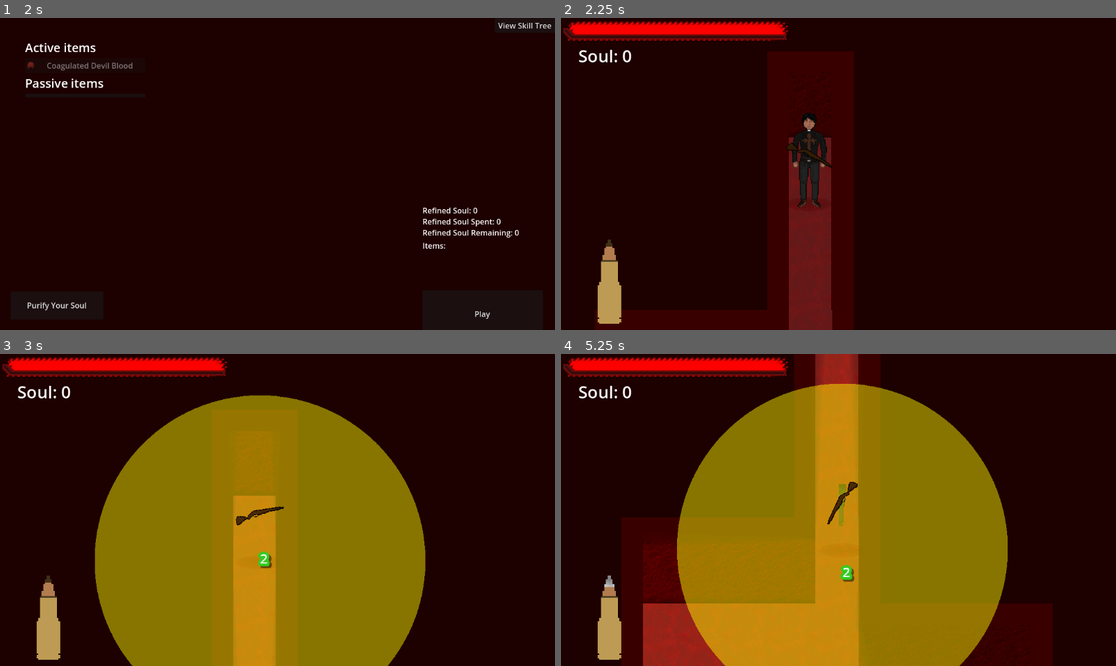
Above: before the commit, frames 1-4 (two rows, left to right).
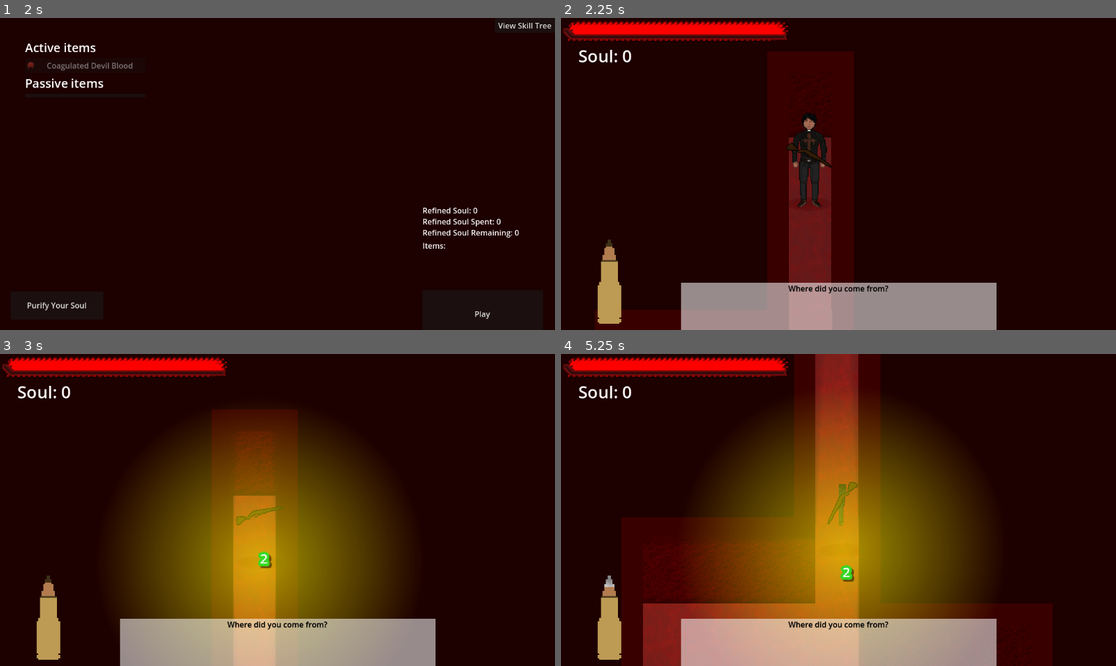
Above: after the commit, the same moments.

Repository: jaaaank/Devil-Blood
Game: Godot game, scene res://Scenes/Screens/MainMenu.tscn
Same seed, same stepped clock (60 frames per second), same inputs: the game is played once before the commit and once after it. Sound files missing from this copy of the repository are replaced by a short silence.
Inputs (mouse positions are in pixels of both pictures, inside the frame that each line leads up to):
- Up to frame 1 (2 s): click "Play" at 0.5 s; click "Priest" at 1.25 s
- Up to frame 2 (2.25 s): click "Play" at 2 s
- Up to frame 3 (3 s): tap Enter at 2.75 s; move the mouse to (399, 494) at 2.77 s; hold D (moveright) from 2.78 s (still down); tap F (ability) at 2.85 s
- Up to frame 4 (5.25 s): move the mouse to (727, 525) at 3.52 s; release D (moveright) at 3.53 s; hold S (movedown) 3.53-4.28 s; right-click (727, 525) at 3.6 s; move the mouse to (894, 441) at 4.27 s; hold D (moveright) 4.28-5.03 s; click (894, 441) at 4.35 s; move the mouse to (810, 572) at 5.02 s; hold W (moveup) from 5.03 s (still down); tap E (interact) at 5.1 s

Frame 1 is identical in both runs. In frame 2, 8.6% of the frame differs, in the area x 21-79%, y 84-100%; in frame 3, 38%; in frame 4, 40%, in the area x 14-81%, y 0-100%.
Error in both runs: Cannot call method 'get_child' on a null value. (res://Scripts/Autoload/PlayerAutoload.gd:34)

Commit message:
god just deal with the fucking dialogue and then do animations and then youre done

Diff:
--- a/Scenes/Actors/Enemies/LowTier/Impurity.tscn
+++ b/Scenes/Actors/Enemies/LowTier/Impurity.tscn
@@ -9,6 +9,21 @@
 
 [sub_resource type="CircleShape2D" id="CircleShape2D_ddm7b"]
 radius = 34.0588
+
+[sub_resource type="Animation" id="Animation_ve5r2"]
+length = 0.001
+tracks/0/type = "value"
+tracks/0/imported = false
+tracks/0/enabled = true
+tracks/0/path = NodePath("Impurity:frame")
+tracks/0/interp = 1
+tracks/0/loop_wrap = true
+tracks/0/keys = {
+"times": PackedFloat32Array(0),
+"transitions": PackedFloat32Array(1),
+"update": 1,
+"values": [0]
+}
 
 [sub_resource type="Animation" id="Animation_wdss1"]
 resource_name = "wiggl"
@@ -26,21 +41,6 @@
 "transitions": PackedFloat32Array(1, 1, 1, 1),
 "update": 1,
 "values": [0, 1, 2, 3]
-}
-
-[sub_resource type="Animation" id="Animation_ve5r2"]
-length = 0.001
-tracks/0/type = "value"
-tracks/0/imported = false
-tracks/0/enabled = true
-tracks/0/path = NodePath("Impurity:frame")
-tracks/0/interp = 1
-tracks/0/loop_wrap = true
-tracks/0/keys = {
-"times": PackedFloat32Array(0),
-"transitions": PackedFloat32Array(1),
-"update": 1,
-"values": [0]
 }
 
 [sub_resource type="AnimationLibrary" id="AnimationLibrary_6edlj"]
--- a/Scenes/Actors/NPCS/doctor.tscn
+++ b/Scenes/Actors/NPCS/doctor.tscn
@@ -1,9 +1,8 @@
-[gd_scene load_steps=11 format=3 uid="uid://b6xv6y51wjx1e"]
+[gd_scene load_steps=10 format=3 uid="uid://b6xv6y51wjx1e"]
 
 [ext_resource type="Script" path="res://Scripts/Actors/NPCS/doctor.gd" id="1_47b7b"]
 [ext_resource type="Texture2D" uid="uid://dhy00wqlh7jh5" path="res://Scenes/Items/drsbag.tres" id="2_4a16y"]
 [ext_resource type="Texture2D" uid="uid://bgw25tsm4lnf0" path="res://Assets/Actors/doctor.png" id="2_uyff7"]
-[ext_resource type="PackedScene" uid="uid://ca3qq02cwak41" path="res://Scenes/Screens/Popups/PopupTextBox.tscn" id="3_u7are"]
 [ext_resource type="Texture2D" uid="uid://boiwnnrpjwx62" path="res://Assets/Actors/objects/shadow.png" id="4_0lmj5"]
 
 [sub_resource type="CapsuleShape2D" id="CapsuleShape2D_lid8e"]
@@ -72,22 +71,6 @@
 texture = ExtResource("2_uyff7")
 hframes = 2
 
-[node name="PopupTextBox" parent="." instance=ExtResource("3_u7are")]
-position = Vector2(0, -42)
-canHide = true
-sequential = true
-waitTime = 4.0
-possilbleText = Array[String](["Where did you come from?", "If you're not gonna try and kill me, then maybe you can help me out.", "I'm looking for something, a bag of my supplies.", "If you help me find it, I can help you find what you're looking for."])
-
-[node name="CollisionShape2D" parent="PopupTextBox/DetectionArea" index="0"]
-position = Vector2(0, 11)
-
-[node name="Text" parent="PopupTextBox" index="1"]
-offset_left = -150.0
-offset_top = -150.0
-offset_right = 150.0
-offset_bottom = -80.0
-
 [node name="Shadow" type="Sprite2D" parent="."]
 z_index = -1
 position = Vector2(0, 22)
@@ -145,5 +128,3 @@
 [connection signal="body_exited" from="InteractionShape2D" to="." method="_on_interaction_shape_2d_body_exited"]
 [connection signal="pressed" from="hasBag/HBoxContainer/yes" to="." method="yorn" binds= [true]]
 [connection signal="pressed" from="hasBag/HBoxContainer/no" to="." method="yorn" binds= [false]]
-
-[editable path="PopupTextBox"]
--- a/Scenes/Actors/Objects/Crucifix.tscn
+++ b/Scenes/Actors/Objects/Crucifix.tscn
@@ -7,7 +7,7 @@
 radius = 248.018
 
 [node name="Crucifix" type="Area2D"]
-z_index = 1
+z_index = 5
 collision_layer = 64
 collision_mask = 32
 script = ExtResource("2")
@@ -17,7 +17,7 @@
 shape = SubResource("1")
 
 [node name="Sprite2D" type="Sprite2D" parent="."]
-scale = Vector2(0.25, 0.25)
+scale = Vector2(0.5, 0.5)
 texture = ExtResource("1")
 
 [node name="PointLight2D" type="PointLight2D" parent="."]
--- a/Scenes/Screens/Popups/PopupTextBox.tscn
+++ b/Scenes/Screens/Popups/PopupTextBox.tscn
@@ -17,18 +17,31 @@
 [node name="CollisionShape2D" type="CollisionShape2D" parent="DetectionArea"]
 shape = SubResource("CircleShape2D_0rx1s")
 
-[node name="Text" type="RichTextLabel" parent="."]
-z_index = 10
+[node name="talkingTimer" type="Timer" parent="."]
+wait_time = 2.0
+
+[node name="CanvasLayer" type="CanvasLayer" parent="."]
+layer = 10
+
+[node name="Text" type="RichTextLabel" parent="CanvasLayer"]
 custom_minimum_size = Vector2(300, 70)
-offset_right = 300.0
-offset_bottom = 70.0
+anchors_preset = 7
+anchor_left = 0.5
+anchor_top = 1.0
+anchor_right = 0.5
+anchor_bottom = 1.0
+offset_left = -327.5
+offset_top = -98.0
+offset_right = 327.5
+grow_horizontal = 2
+grow_vertical = 0
 theme_override_colors/default_color = Color(0, 0, 0, 1)
 bbcode_enabled = true
 text = "[center]Where did you come from?"
 fit_content = true
 
-[node name="TextBG" type="ColorRect" parent="Text"]
-z_index = -1
+[node name="TextBG" type="ColorRect" parent="CanvasLayer/Text"]
+show_behind_parent = true
 layout_mode = 1
 anchors_preset = 15
 anchor_right = 1.0
@@ -37,8 +50,5 @@
 grow_vertical = 2
 color = Color(1, 1, 1, 0.32549)
 
-[node name="talkingTimer" type="Timer" parent="."]
-wait_time = 2.0
-
 [connection signal="body_entered" from="DetectionArea" to="." method="showText"]
 [connection signal="body_exited" from="DetectionArea" to="." method="hideText"]
--- a/Scenes/Screens/PreRunShop.tscn
+++ b/Scenes/Screens/PreRunShop.tscn
@@ -84,7 +84,9 @@
 	lineone = \"Current Refined Soul: \" + str(SaveData.refinedSoul)
 	linetwo  = \"Ending Refined Soul: \" + str(SaveData.refinedSoul - soulNum)
 	linethree = \"Current Purified Soul: \" + str(SaveData.pureSoul)
+	@warning_ignore(\"integer_division\")
 	linefour = \"Gained Purified Soul: \" + str(soulNum/2)
+	@warning_ignore(\"integer_division\")
 	linefive = \"Final Purified Soul: \" + str(SaveData.pureSoul + soulNum/2)
 	$GridContainer/yeahHowMuch.text = str(soulNum)
 	desc.text = lineone + \"\\n\" + linetwo + \"\\n\" + \"Efficiency: 50%\" + \"\\n\" + linethree + \"\\n\" + linefour + \"\\n\" + linefive
@@ -103,6 +105,7 @@
 
 func _on_confirm_button_pressed():
 	SaveData.refinedSoul-= soulNum
+	@warning_ignore(\"integer_division\")
 	SaveData.pureSoul+= soulNum/2
 	SaveData.saveData()
 	soulNum=0
--- a/Scripts/Actors/NPCS/doctor.gd
+++ b/Scripts/Actors/NPCS/doctor.gd
@@ -1,6 +1,8 @@
 extends InteractableNPC
 
 @onready var animP: AnimationPlayer = $AnimationPlayer
+@export var dialogue: PackedStringArray
+
 
 func _ready():
 	PlayerAutoload.connect("interacted", Callable(self, "interacted"))
--- a/Scripts/Actors/Objects/soul.gd
+++ b/Scripts/Actors/Objects/soul.gd
@@ -15,7 +15,7 @@
 		PlayerAutoload.set_impureSoul(PlayerAutoload.impureSoul + 1)
 		$PickupSound.play()
 		visible = false
-		$Area2D/CollisionShape2D.disabled=true
+		$Area2D/CollisionShape2D.set_deferred("disabled",true)
 
 func _on_pickup_sound_finished():
 	queue_free()
--- a/Scripts/Screens/Popups/PopupTextBox.gd
+++ b/Scripts/Screens/Popups/PopupTextBox.gd
@@ -7,6 +7,7 @@
 @export var random: bool
 @export var sequential: bool
 @export var waitTime: float = 2
+@onready var textBox: RichTextLabel = $CanvasLayer/Text
 #can't be both sequential and random
 @export_multiline var possilbleText: Array[String]
 
@@ -17,12 +18,12 @@
 func showText(_body):
 	if !talking and (charRequired == 0 or PlayerAutoload.playerCharacter == charRequired):
 		talking = true
-		$Text.set_visible(true)
-		$Text/TextBG.size = $Text.size
+		textBox.set_visible(true)
+		textBox.get_node("TextBG").size = textBox.size
 		if sequential:
 			for i in range(len(possilbleText)):
-				$Text.text = "[center]"+possilbleText[i]
-				$Text/TextBG.size = $Text.size
+				textBox.text = "[center]"+possilbleText[i]
+				textBox.get_node("TextBG").size = textBox.size
 				$talkingTimer.start()
 				await $talkingTimer.timeout
 			talking = false
@@ -30,19 +31,19 @@
 				queue_free()
 		elif random:
 			var beans = randi_range(0,len(possilbleText)-1)
-			$Text.text = "[center]"+possilbleText[beans]
-			$Text/TextBG.size = $Text.size
+			textBox.text = "[center]"+possilbleText[beans]
+			textBox.get_node("TextBG").size = textBox.size
 			if oneTime:
 				queue_free()
 		hideText(null)
 
 func say(words: String):
-	$Text.text = "[center]" + words
+	textBox.text = "[center]" + words
 	talking = true
-	$Text.set_visible(true)
-	$Text/TextBG.size = $Text.size
+	textBox.set_visible(true)
+	textBox.get_node("TextBG").size = textBox.size
 
 func hideText(_body):
 	if canHide:
 		talking = false
-		$Text.set_visible(false)
+		textBox.set_visible(false)
Binary file changed: Assets/Actors/objects/crucifix1.png
Not shown, changed: addons/timer/time.txt
